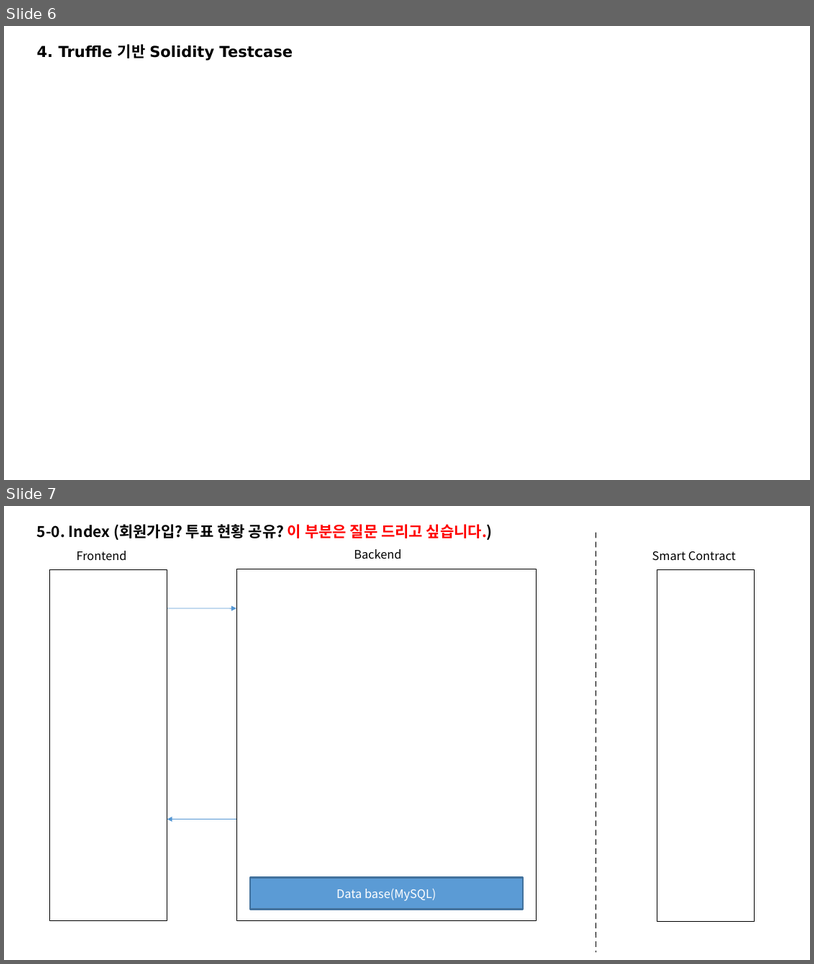
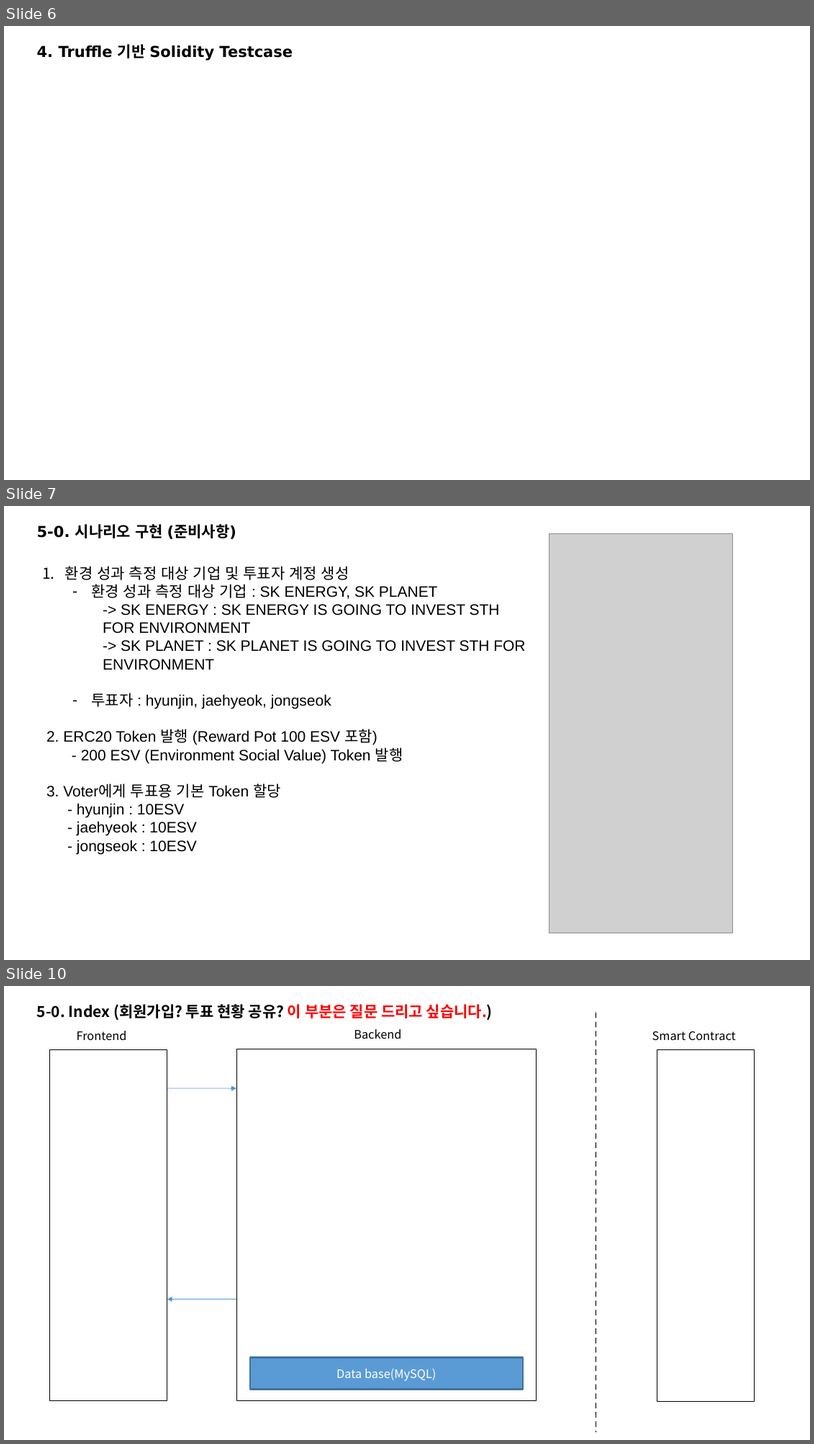
Before and after one commit to ro0opf/blockchain-jdp, a slide deck: blockchain_archi_v3.1.pptx. Shown one above the other, each under a label of ours: slides 6 and 7 before the commit, slides 6, 7 and 10 after it; the slides between them are not shown. The pictures are 814x964 and 814x1444 pixels, drawn with LibreOffice and Linux fonts; fonts in the diff are those of the drawing; grey boxes stand for pictures. Boxes give left, top, right and bottom in pixels: in the first picture for what was removed or moved away, otherwise in the second. Text is boxed around its words. In the diff, an @@ line names an element or a change of style, - is before the commit and + after.

```diff
--- a/blockchain_archi_v3.1.pptx
+++ b/blockchain_archi_v3.1.pptx
@@ slide 7 added at bbox=[4, 506, 810, 960], background #FFFFFF @@
@@ text added at bbox=[37, 524, 237, 539], 18 pt, text #000000, bold @@
+5-0. 시나리오 구현 (준비사항)
@@ picture added at bbox=[550, 533, 733, 932] @@
@@ text added at bbox=[46, 566, 525, 854], 18 pt, text #000000 @@
+1. 환경 성과 측정 대상 기업 및 투표자 계정 생성
+  – 환경 성과 측정 대상 기업 : SK ENERGY, SK PLANET
+    -> SK ENERGY : SK ENERGY IS GOING TO INVEST STH FOR ENVIRONMENT
+    -> SK PLANET : SK PLANET IS GOING TO INVEST STH FOR ENVIRONMENT
+  – 투표자 : hyunjin, jaehyeok, jongseok
+2. ERC20 Token 발행 (Reward Pot 100 ESV 포함)
+- 200 ESV (Environment Social Value) Token 발행
+3. Voter에게 투표용 기본 Token 할당
+- hyunjin : 10ESV
+- jaehyeok : 10ESV
+- jongseok : 10ESV
@@ what was slide 7 is now slide 10 @@
```
Also in this commit, not shown: 2 other slides added.
